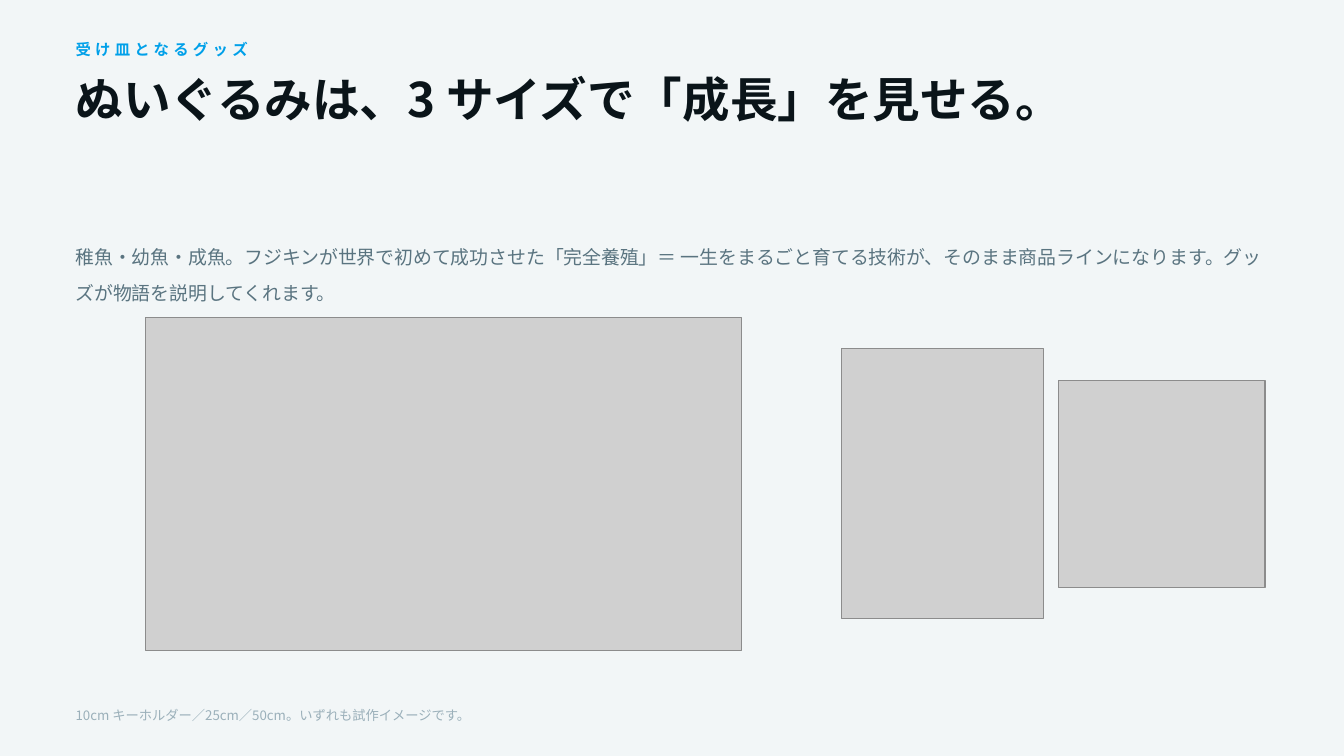
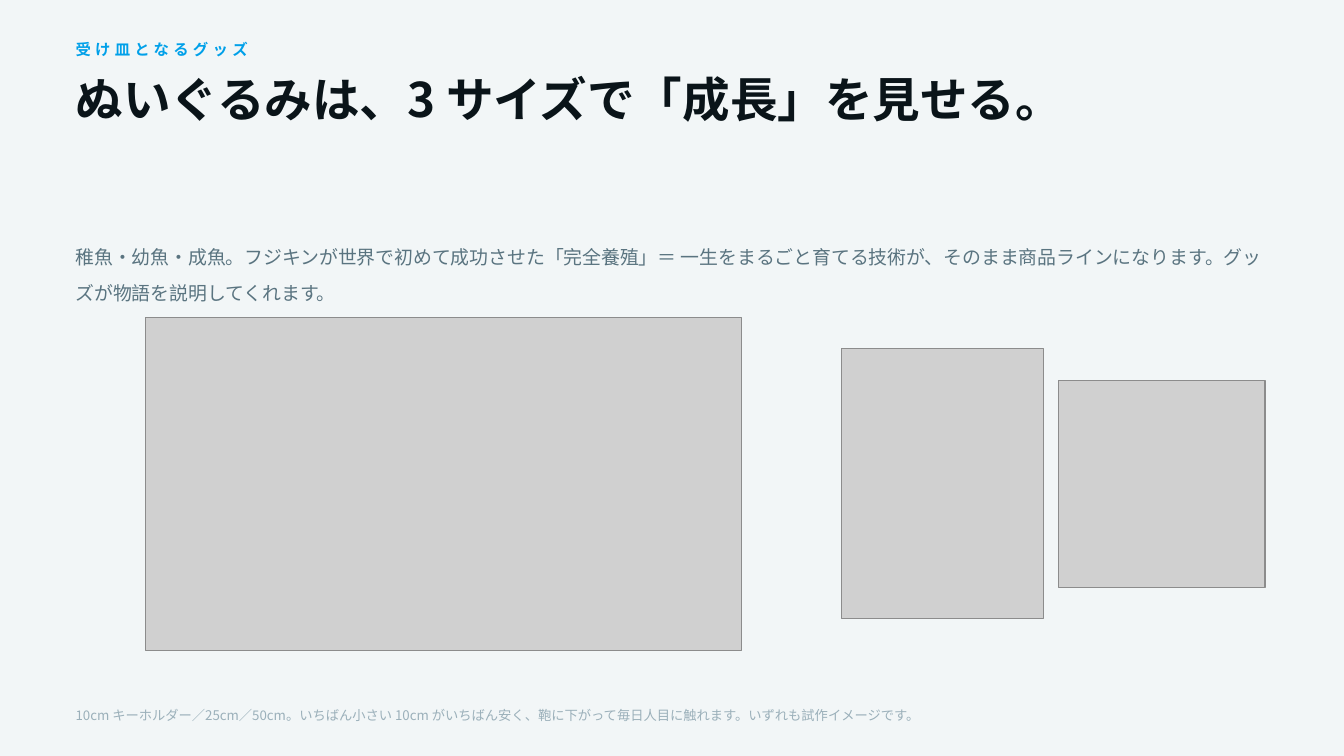
Before and after one commit to Don-BP/fuji_famous, a slide deck: slide 17 of Fujie_Creative/05_submission/フジィは実在する_企画書.pptx. Drawn at 1344x756 pixels with LibreOffice and Linux fonts; fonts in the diff are those of the drawing; grey boxes stand for pictures. Boxes give left, top, right and bottom in pixels: in the first picture for what was removed or moved away, otherwise in the second. Text is boxed around its words. In the diff, an @@ line names an element or a change of style, - is before the commit and + after.

```diff
--- a/Fujie_Creative/05_submission/フジィは実在する_企画書.pptx
+++ b/Fujie_Creative/05_submission/フジィは実在する_企画書.pptx
@@ text at bbox=[76, 709, 919, 721]: text changed @@
-10cm キーホルダー／25cm／50cm。いずれも試作イメージです。
+10cm キーホルダー／25cm／50cm。いちばん小さい 10cm がいちばん安く、鞄に下がって毎日人目に触れます。いずれも試作イメージです。
```
Also in this commit, not shown: 1 slide removed, 2 other files.
